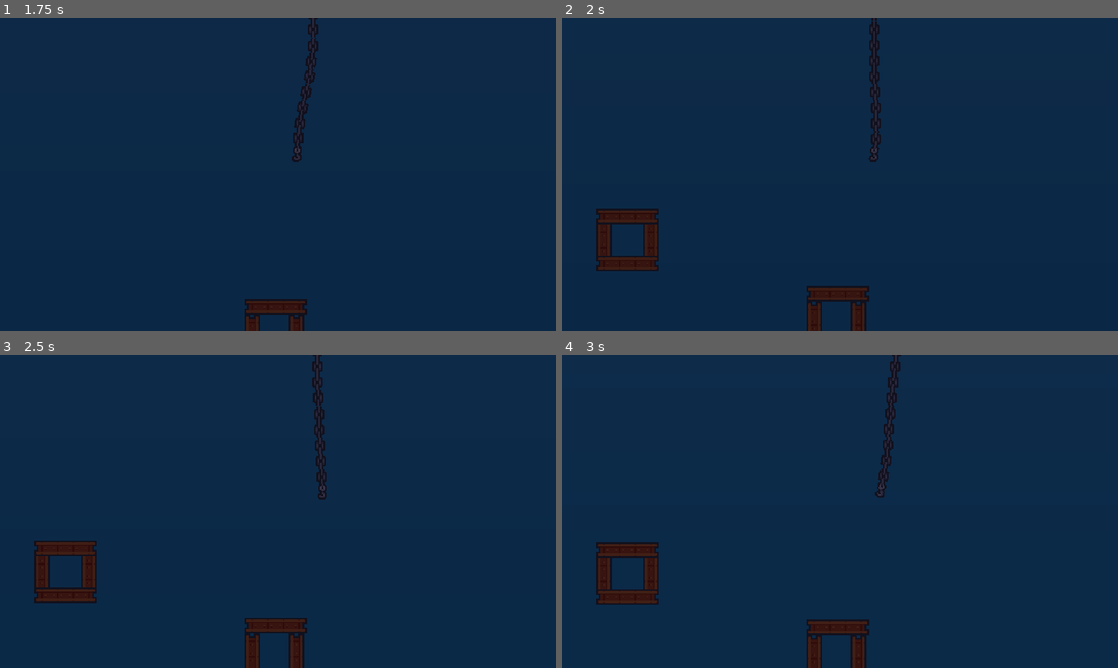
Above: before the commit, frames 1-4 (two rows, left to right).
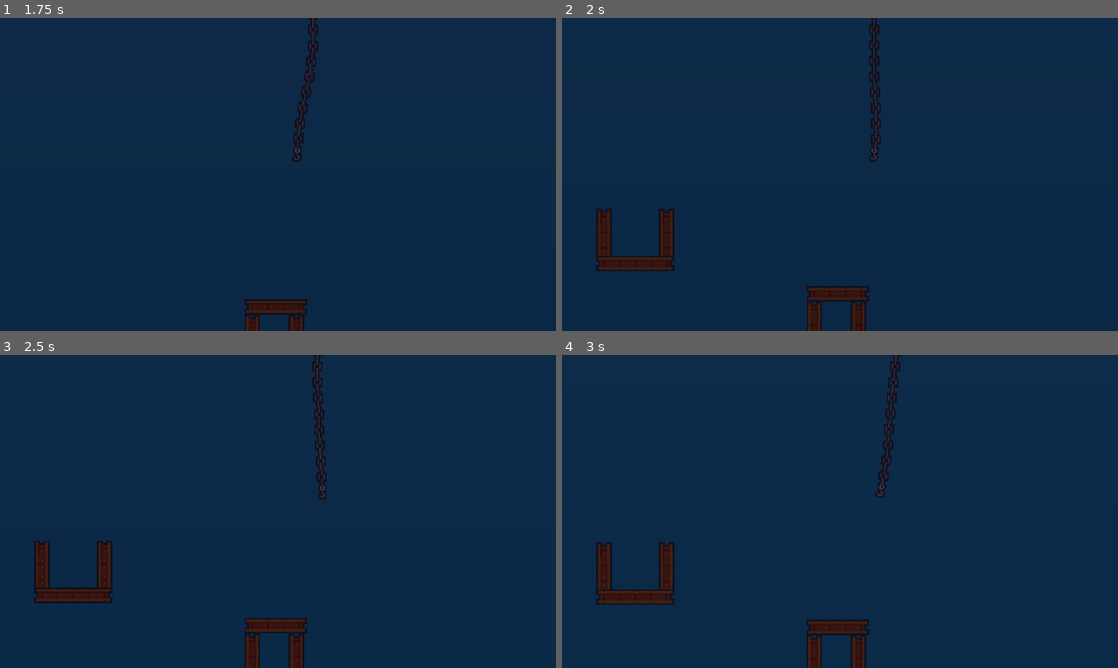
Above: after the commit, the same moments.

Repository: HeadPanda/tower-crane
Game: Godot game, scene res://scenes/main_scenes/level.tscn
Two runs of this game, one before a commit and one after it. Both use one fixed random seed, a clock stepped at 60 frames per second and the inputs below. Sound files missing from this copy of the repository are replaced by a short silence.
Inputs:
- Up to frame 1 (1.75 s): tap Enter at 0.5 s; hold D (move_right) 0.53-1.28 s; tap Space (attach) at 0.6, 1.35 s; hold Ctrl (move_down) from 1.28 s (still down)
- Up to frame 2 (2 s): keep holding Ctrl (move_down)
- Up to frame 3 (2.5 s): release Ctrl (move_down) at 2.03 s; hold D (move_right) from 2.03 s (still down); tap Space (attach) at 2.1 s
- Up to frame 4 (3 s): release D (move_right) at 2.78 s; hold Shift (move_up) from 2.78 s (still down); tap Space (attach) at 2.85 s

Frame 1 is identical in both runs. In frame 2, 1.3% of the frame differs, in the area x 6-21%, y 60-81%; in frame 3, 1.3%; in frame 4, 1.3%.

Commit message:
Add more junk blocks

Diff:
--- a/scenes/blocks/block.tscn
+++ b/scenes/blocks/block.tscn
@@ -27,6 +27,7 @@
 [node name="CollisionShape2D" type="CollisionShape2D" parent="BlockDetectionArea"]
 position = Vector2(-0.5, 1)
 shape = SubResource("RectangleShape2D_524ei")
+debug_color = Color(0.643936, 0.372523, 0.926767, 0.42)
 
 [node name="TileMapLayer" type="TileMapLayer" parent="."]
 tile_set = ExtResource("1_7fut1")
--- a/scenes/blocks/block_spawner.tscn
+++ b/scenes/blocks/block_spawner.tscn
@@ -7,13 +7,17 @@
 [ext_resource type="PackedScene" uid="uid://b751fxlubghsc" path="res://scenes/blocks/metal_blocks/metal_block_t.tscn" id="5_gasr1"]
 [ext_resource type="PackedScene" uid="uid://coicobv55yy8u" path="res://scenes/blocks/metal_blocks/metal_block_u.tscn" id="6_tg8wp"]
 [ext_resource type="PackedScene" uid="uid://7878fibrts88" path="res://scenes/blocks/brick_blocks/brick_wall.tscn" id="7_gasr1"]
+[ext_resource type="PackedScene" uid="uid://g466o5i3qay3" path="res://scenes/blocks/junk_blocks/junk_block_van.tscn" id="8_tg8wp"]
+[ext_resource type="PackedScene" uid="uid://dtvrd0x6aymo8" path="res://scenes/blocks/junk_blocks/junk_block_barrel.tscn" id="9_h0q4i"]
+[ext_resource type="PackedScene" uid="uid://b321n0v252yop" path="res://scenes/blocks/junk_blocks/junk_block_bus.tscn" id="10_lnefj"]
+[ext_resource type="PackedScene" uid="uid://cr61ieu1gol6f" path="res://scenes/blocks/junk_blocks/junk_block_dumpster.tscn" id="11_uongp"]
 
 [sub_resource type="RectangleShape2D" id="RectangleShape2D_0npo0"]
 size = Vector2(150, 102)
 
 [node name="BlockSpawner" type="Node2D"]
 script = ExtResource("1_q70j1")
-block_types = Array[PackedScene]([ExtResource("2_jfi4h"), ExtResource("3_0cnjw"), ExtResource("4_bkkx8"), ExtResource("5_gasr1"), ExtResource("6_tg8wp"), ExtResource("7_gasr1")])
+block_types = Array[PackedScene]([ExtResource("2_jfi4h"), ExtResource("3_0cnjw"), ExtResource("4_bkkx8"), ExtResource("5_gasr1"), ExtResource("6_tg8wp"), ExtResource("7_gasr1"), ExtResource("8_tg8wp"), ExtResource("9_h0q4i"), ExtResource("10_lnefj"), ExtResource("11_uongp")])
 rotations = Array[float]([0.0, 45.0, 90.0, 180.0, 270.0, -45.0, -90.0, -180.0, 0.0, 0.0, 0.0])
 
 [node name="Area2D" type="Area2D" parent="."]
--- /dev/null
+++ b/scenes/blocks/junk_blocks/junk_block_barrel.tscn
@@ -0,0 +1,39 @@
+[gd_scene load_steps=7 format=3 uid="uid://dtvrd0x6aymo8"]
+
+[ext_resource type="PackedScene" uid="uid://utmw5fssx0wo" path="res://scenes/blocks/block.tscn" id="1_7evtc"]
+[ext_resource type="AudioStream" uid="uid://bwnd02hm5o51i" path="res://assets/audio/sfx/impacts/COINS_~2.WAV" id="2_7evtc"]
+[ext_resource type="Texture2D" uid="uid://c171qupuk7i7v" path="res://assets/art/Modern_Exteriors_Complete_Tileset.png" id="3_8kvku"]
+
+[sub_resource type="RectangleShape2D" id="RectangleShape2D_bi3a4"]
+size = Vector2(26, 27)
+
+[sub_resource type="AtlasTexture" id="AtlasTexture_8drvq"]
+atlas = ExtResource("3_8kvku")
+region = Rect2(289, 353, 14, 23)
+
+[sub_resource type="RectangleShape2D" id="RectangleShape2D_7evtc"]
+size = Vector2(11, 22)
+
+[node name="JunkBlockBarrel" instance=ExtResource("1_7evtc")]
+mass = 1.0
+impact_threshold = 80
+
+[node name="CollisionShape2D" parent="BlockDetectionArea" index="0"]
+position = Vector2(-1, 0.5)
+shape = SubResource("RectangleShape2D_bi3a4")
+
+[node name="TileMapLayer" parent="." index="1"]
+position = Vector2(0, 8)
+
+[node name="SFX" parent="." index="2"]
+stream = ExtResource("2_7evtc")
+volume_db = -25.0
+pitch_scale = 0.7
+bus = &"SFX"
+
+[node name="Sprite2D" type="Sprite2D" parent="." index="4"]
+texture = SubResource("AtlasTexture_8drvq")
+
+[node name="CollisionShape2D" type="CollisionShape2D" parent="." index="5"]
+position = Vector2(-0.5, 1)
+shape = SubResource("RectangleShape2D_7evtc")
--- /dev/null
+++ b/scenes/blocks/junk_blocks/junk_block_bus.tscn
@@ -0,0 +1,32 @@
+[gd_scene load_steps=5 format=3 uid="uid://b321n0v252yop"]
+
+[ext_resource type="PackedScene" uid="uid://utmw5fssx0wo" path="res://scenes/blocks/block.tscn" id="1_1i8o1"]
+[ext_resource type="AudioStream" uid="uid://k0gl21e1m5ib" path="res://assets/audio/sfx/impacts/automobile-horn-153260.mp3" id="2_tu8ju"]
+[ext_resource type="Texture2D" uid="uid://c171qupuk7i7v" path="res://assets/art/Modern_Exteriors_Complete_Tileset.png" id="3_wgs3f"]
+
+[sub_resource type="AtlasTexture" id="AtlasTexture_8drvq"]
+atlas = ExtResource("3_wgs3f")
+region = Rect2(209, 1202, 110, 62)
+
+[node name="JunkBlockBus" instance=ExtResource("1_1i8o1")]
+mass = 10.0
+impact_threshold = 125
+
+[node name="CollisionShape2D" parent="BlockDetectionArea" index="0"]
+position = Vector2(-0.5, -1.5)
+
+[node name="TileMapLayer" parent="." index="1"]
+position = Vector2(0, 8)
+
+[node name="SFX" parent="." index="2"]
+stream = ExtResource("2_tu8ju")
+volume_db = -8.0
+pitch_scale = 0.4
+bus = &"SFX"
+
+[node name="Sprite2D" type="Sprite2D" parent="." index="4"]
+texture = SubResource("AtlasTexture_8drvq")
+
+[node name="CollisionPolygon2D" type="CollisionPolygon2D" parent="." index="5"]
+visible = false
+polygon = PackedVector2Array(-51, 26, -36, 26, -33, 26, -28, 31, -22, 31, -17, 29, -16, 26, 26, 26, 28, 29, 31, 31, 38, 31, 41, 28, 42, 26, 50, 26, 54, 20, 48, -20, 45, -29, -52, -29, -54, 2)
--- /dev/null
+++ b/scenes/blocks/junk_blocks/junk_block_dumpster.tscn
@@ -0,0 +1,35 @@
+[gd_scene load_steps=6 format=3 uid="uid://cr61ieu1gol6f"]
+
+[ext_resource type="PackedScene" uid="uid://utmw5fssx0wo" path="res://scenes/blocks/block.tscn" id="1_twpr1"]
+[ext_resource type="AudioStream" uid="uid://bwnd02hm5o51i" path="res://assets/audio/sfx/impacts/COINS_~2.WAV" id="2_twpr1"]
+[ext_resource type="Texture2D" uid="uid://c171qupuk7i7v" path="res://assets/art/Modern_Exteriors_Complete_Tileset.png" id="3_b73rr"]
+
+[sub_resource type="AtlasTexture" id="AtlasTexture_8drvq"]
+atlas = ExtResource("3_b73rr")
+region = Rect2(209, 293, 29, 26)
+
+[sub_resource type="RectangleShape2D" id="RectangleShape2D_twpr1"]
+size = Vector2(27.25, 26)
+
+[node name="JunkBlockDumpster" instance=ExtResource("1_twpr1")]
+mass = 8.0
+impact_threshold = 125
+
+[node name="CollisionShape2D" parent="BlockDetectionArea" index="0"]
+position = Vector2(-1, -1.5)
+
+[node name="TileMapLayer" parent="." index="1"]
+position = Vector2(0, 8)
+
+[node name="SFX" parent="." index="2"]
+stream = ExtResource("2_twpr1")
+volume_db = -20.0
+pitch_scale = 0.5
+bus = &"SFX"
+
+[node name="Sprite2D" type="Sprite2D" parent="." index="4"]
+position = Vector2(-1, 0)
+texture = SubResource("AtlasTexture_8drvq")
+
+[node name="CollisionShape2D" type="CollisionShape2D" parent="." index="5"]
+shape = SubResource("RectangleShape2D_twpr1")
--- /dev/null
+++ b/scenes/blocks/junk_blocks/junk_block_van.tscn
@@ -0,0 +1,32 @@
+[gd_scene load_steps=5 format=3 uid="uid://g466o5i3qay3"]
+
+[ext_resource type="PackedScene" uid="uid://utmw5fssx0wo" path="res://scenes/blocks/block.tscn" id="1_w7bef"]
+[ext_resource type="AudioStream" uid="uid://k0gl21e1m5ib" path="res://assets/audio/sfx/impacts/automobile-horn-153260.mp3" id="2_2cs7u"]
+[ext_resource type="Texture2D" uid="uid://c171qupuk7i7v" path="res://assets/art/Modern_Exteriors_Complete_Tileset.png" id="3_2cs7u"]
+
+[sub_resource type="AtlasTexture" id="AtlasTexture_8drvq"]
+atlas = ExtResource("3_2cs7u")
+region = Rect2(1699, 261, 92, 56)
+
+[node name="JunkBlockVan" instance=ExtResource("1_w7bef")]
+mass = 8.0
+impact_threshold = 125
+
+[node name="CollisionShape2D" parent="BlockDetectionArea" index="0"]
+visible = false
+
+[node name="TileMapLayer" parent="." index="1"]
+position = Vector2(0, 8)
+
+[node name="SFX" parent="." index="2"]
+stream = ExtResource("2_2cs7u")
+volume_db = -20.0
+pitch_scale = 1.1
+bus = &"SFX"
+
+[node name="Sprite2D" type="Sprite2D" parent="." index="4"]
+texture = SubResource("AtlasTexture_8drvq")
+
+[node name="CollisionPolygon2D" type="CollisionPolygon2D" parent="." index="5"]
+visible = false
+polygon = PackedVector2Array(-46, 22, -36, 22, -36, 25, -32, 28, -24, 28, -20, 25, -20, 23, 11, 23, 11, 25, 15, 28, 23, 28, 27, 24, 27, 23, 40, 23, 43, 18, 43, -19, 35, -26, -34, -26, -45, 2)
Binary file added: assets/art/Modern_Exteriors_Complete_Tileset.png
Not shown, added: assets/art/Modern_Exteriors_Complete_Tileset.png.import
Not shown, added: assets/audio/sfx/impacts/automobile-horn-153260.mp3.import
Not shown: 1 places in scenes/blocks/block_spawner.tscn that only renumber resources
Not shown, added: assets/audio/sfx/impacts/automobile-horn-153260.mp3
